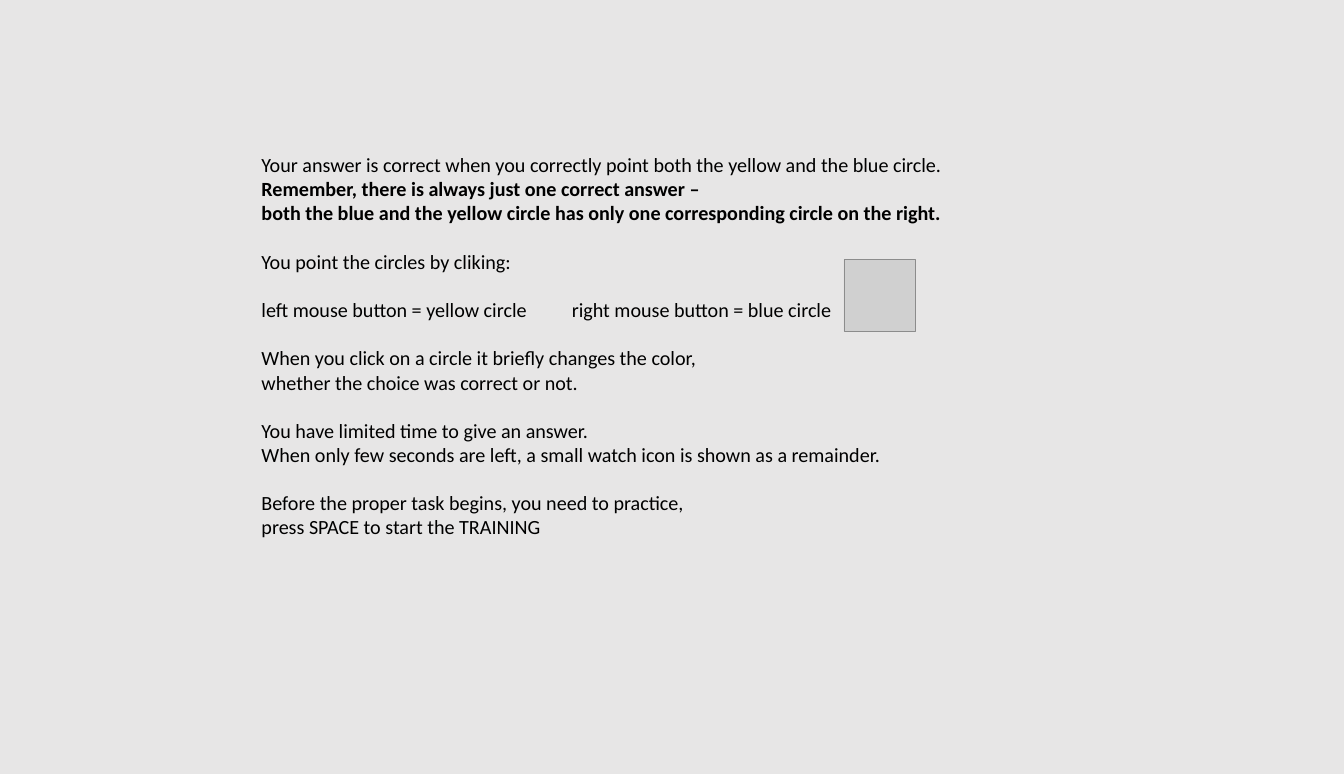
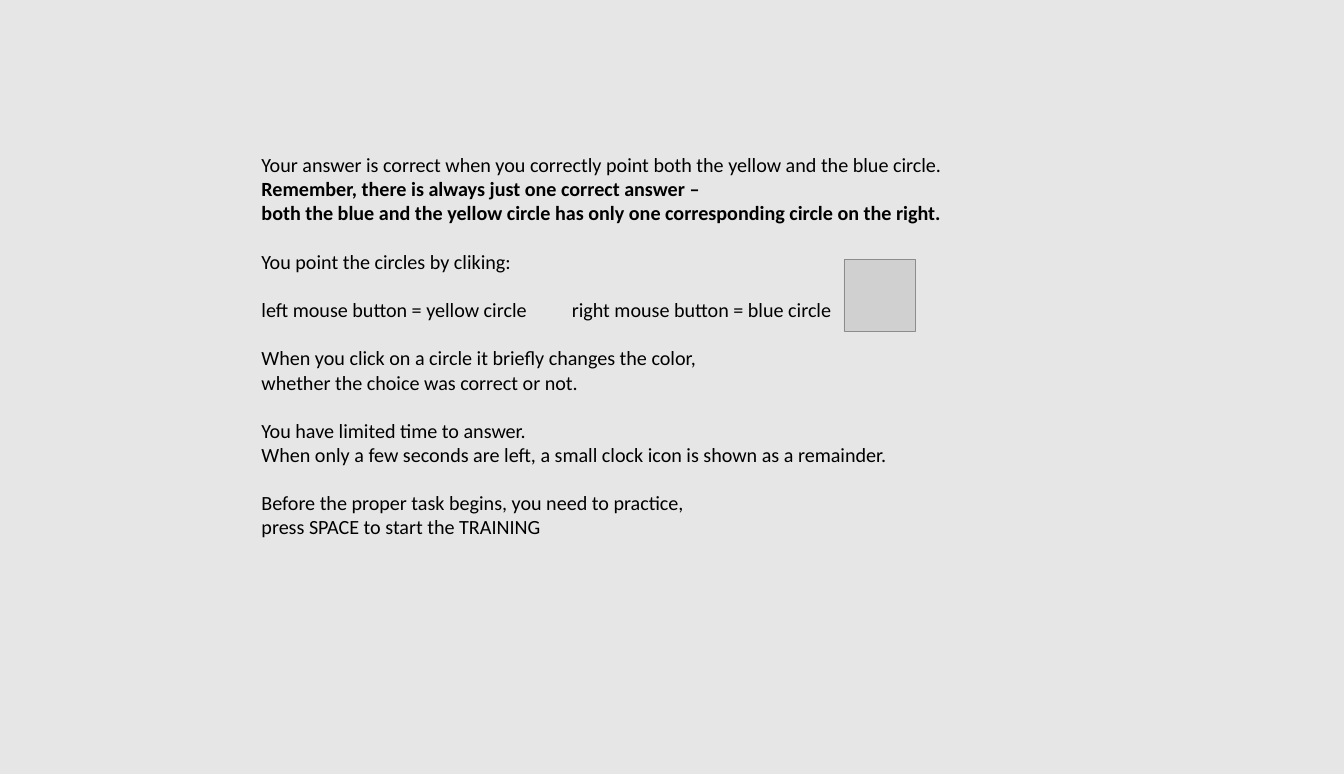
Before and after one commit to ociepkam/grafy, a slide deck: slide 5 of images/instruction.pptx. Drawn at 1344x774 pixels with LibreOffice and Linux fonts; fonts in the diff are those of the drawing; grey boxes stand for pictures. Boxes give left, top, right and bottom in pixels: in the first picture for what was removed or moved away, otherwise in the second. Text is boxed around its words. In the diff, an @@ line names an element or a change of style, - is before the commit and + after.

```diff
--- a/images/instruction.pptx
+++ b/images/instruction.pptx
@@ text at box(261, 424, 886, 466): text changed @@
-You have limited time to give an answer.
-When only few seconds are left, a small watch icon is shown as a remainder.
+You have limited time to answer.
+When only a few seconds are left, a small clock icon is shown as a remainder.
```
Also in this commit, not shown: 4 other slides changed, 11 other files.
